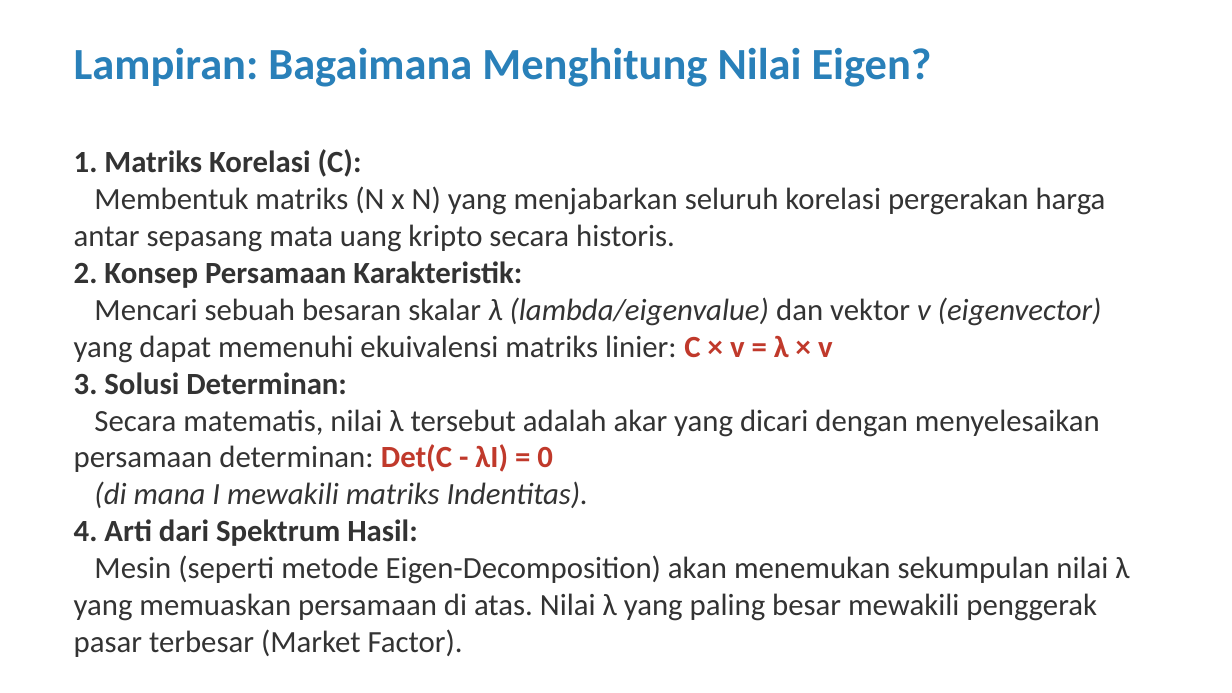
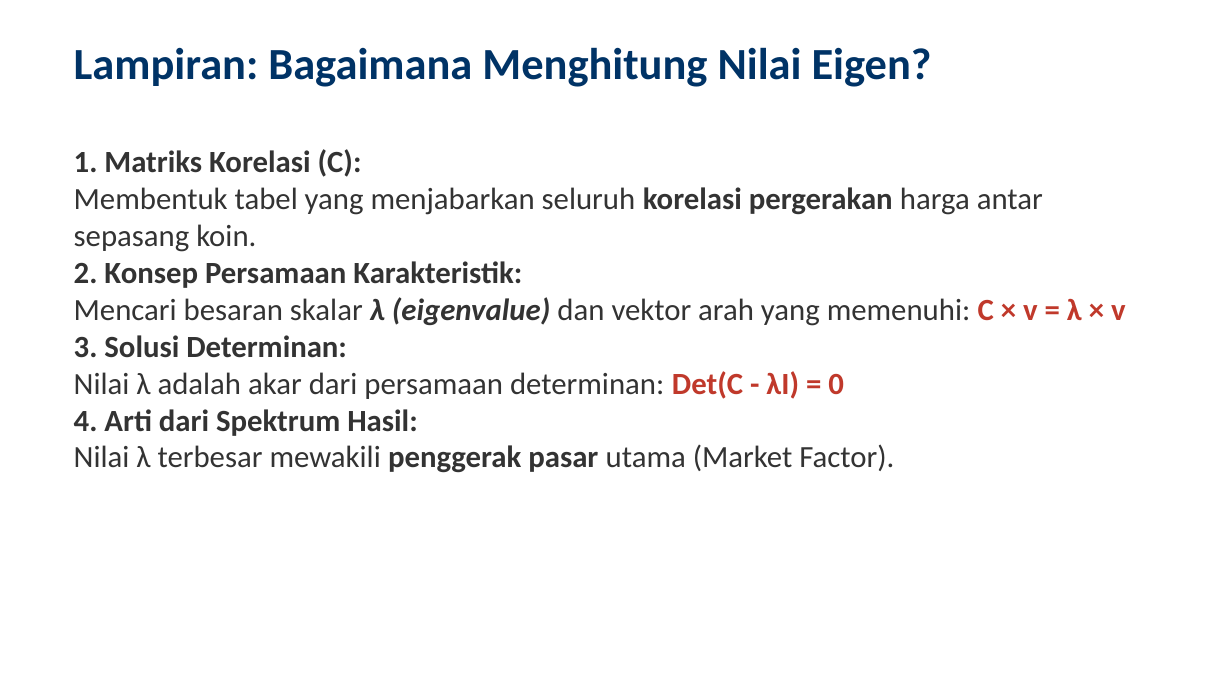
Before and after one commit to ragilrojo/RepoThesis, a slide deck: slide 18 of Presentasi_Proposal_Update.pptx (slide 12 before the commit). Drawn at 1232x693 pixels with LibreOffice and Linux fonts; fonts in the diff are those of the drawing. Boxes give left, top, right and bottom in pixels: in the first picture for what was removed or moved away, otherwise in the second. Text is boxed around its words. In the diff, an @@ line names an element or a change of style, - is before the commit and + after.

```diff
--- a/Presentasi_Proposal_Update.pptx
+++ b/Presentasi_Proposal_Update.pptx
@@ text "Lampiran: Bagaimana Menghitung Nilai Eigen?" at <box>74,47,932,87</box>: text colour #2980B9 to #003366 @@
@@ text at <box>74,187,1043,252</box>: text changed @@
-Membentuk matriks (N x N) yang menjabarkan seluruh korelasi pergerakan harga antar sepasang mata uang kripto secara historis.
+• Membentuk tabel yang menjabarkan seluruh korelasi pergerakan harga antar sepasang koin.
@@ text at <box>74,297,1126,326</box>: text changed @@
-Mencari sebuah besaran skalar λ (lambda/eigenvalue) dan vektor v (eigenvector) yang dapat memenuhi ekuivalensi matriks linier: C × v = λ × v
+• Mencari besaran skalar λ (eigenvalue) dan vektor arah yang memenuhi: C × v = λ × v
@@ text at <box>74,371,844,399</box>: text changed @@
-Secara matematis, nilai λ tersebut adalah akar yang dicari dengan menyelesaikan persamaan determinan: Det(C - λI) = 0
-(di mana I mewakili matriks Indentitas).
+• Nilai λ adalah akar dari persamaan determinan: Det(C - λI) = 0
@@ text at <box>74,444,894,473</box>: text changed @@
-Mesin (seperti metode Eigen-Decomposition) akan menemukan sekumpulan nilai λ yang memuaskan persamaan di atas. Nilai λ yang paling besar mewakili penggerak pasar terbesar (Market Factor).
+• Nilai λ terbesar mewakili penggerak pasar utama (Market Factor).
```
Also in this commit, not shown: 23 other slides changed, 9 slides added, 1 other file.
